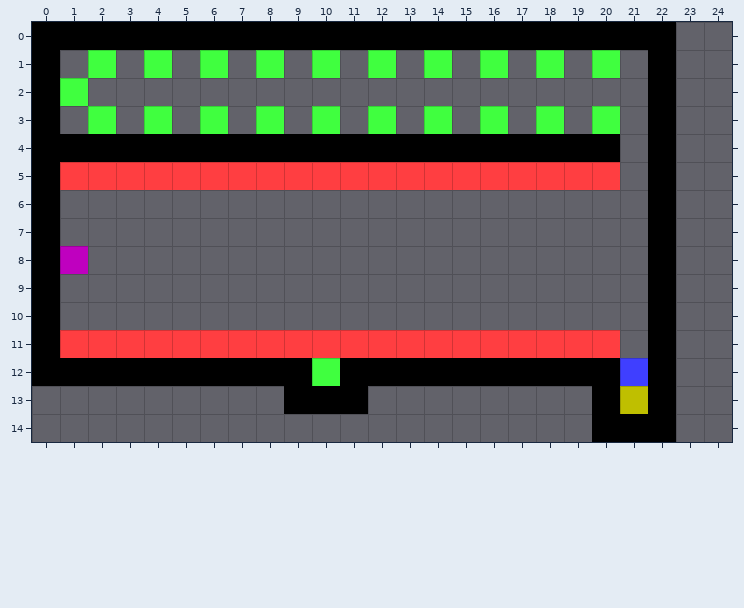
Two states of a Tiled map, maps/World1/map7.tmx. That is the earlier state.
Cells are 32x32 px. Shown: x 0..24, y 0..14. The old version is drawn lined up with the new one.
After the commit:
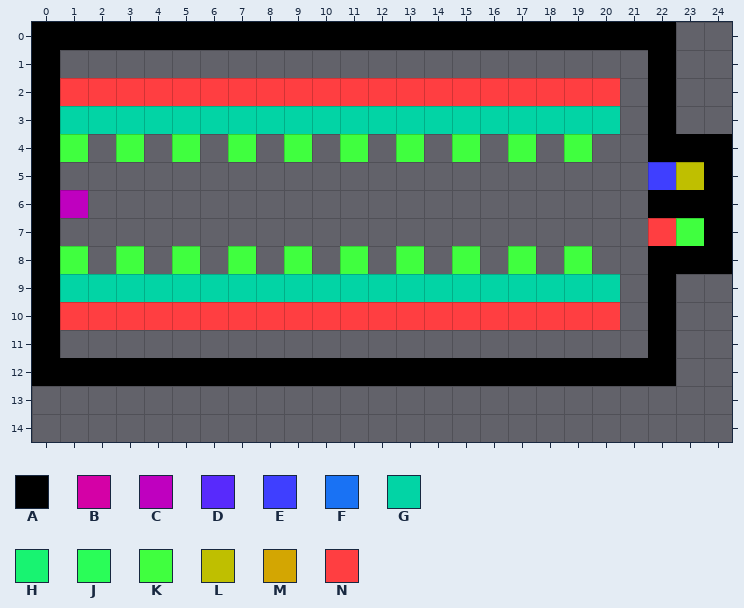
Key: from "basic": A 10 "Wall", B 15 "005", C 16 "006", D 20 "010", E 21 "011", F 23 "013", G 27 "017", H 29 "019", J 30 "020", K 31 "021", L 36 "026", M 37 "027", N 41 "031".
_ is an empty cell.
Objects are placed by their top-left corner, in cells (3,4 is the top-left corner of cell 3,4); size is 1x1 cell unless given.
Diff:
map size 23x15 -> 25x13 cells
Layer "tiles":
y 1: x 2 J -> _; x 4 J -> _; x 6 J -> _; x 8 J -> _; x 10 J -> _; x 12 J -> _; x 14 J -> _; x 16 J -> _; x 18 J -> _; x 20 J -> _
y 2: x 1..20 J___________________ -> NNNNNNNNNNNNNNNNNNNN
y 3: x 1..20 _J_J_J_J_J_J_J_J_J_J -> FFFFFFFFFFFFFFFFFFFF
y 4: x 1..20 AAAAAAAAAAAAAAAAAAAA -> J_J_J_J_J_J_J_J_J_J_; x 23..24 __ -> AA
y 5: x 1..20 NNNNNNNNNNNNNNNNNNNN -> ____________________; x 22..24 A__ -> DMA
y 6: x 1 _ -> B; x 23..24 __ -> AA
y 7: x 22..24 A__ -> NHA
y 8: x 1 B -> J; x 3 _ -> J; x 5 _ -> J; x 7 _ -> J; x 9 _ -> J; x 11 _ -> J; x 13 _ -> J; x 15 _ -> J; x 17 _ -> J; x 19 _ -> J; x 23..24 __ -> AA
y 9: x 1..20 ____________________ -> FFFFFFFFFFFFFFFFFFFF
y 10: x 1..20 ____________________ -> NNNNNNNNNNNNNNNNNNNN
y 11: x 1..20 NNNNNNNNNNNNNNNNNNNN -> ____________________
y 12: x 10 J -> A; x 21 D -> A
y 13: x 9..11 AAA -> ___; x 20..22 AMA -> ___
y 14: x 20..22 AAA -> ___
Layer "objects":
changed: N "S1" at 1,5 -> N "S1" at 1,2
changed: N "S2" at 2,5 -> N "S2" at 2,2
changed: N "S3" at 3,5 -> N "S3" at 3,2
changed: N "S4" at 4,5 -> N "S4" at 4,2
changed: N "S5" at 5,5 -> N "S5" at 5,2
changed: N "S6" at 6,5 -> N "S6" at 6,2
changed: N "S7" at 7,5 -> N "S7" at 7,2
changed: N "S8" at 8,5 -> N "S8" at 8,2
changed: N "S9" at 9,5 -> N "S9" at 9,2
changed: N "S10" at 10,5 -> N "S10" at 10,2
changed: N "S11" at 11,5 -> N "S11" at 11,2
changed: N "S12" at 12,5 -> N "S12" at 12,2
changed: N "S13" at 13,5 -> N "S13" at 13,2
changed: N "S14" at 14,5 -> N "S14" at 14,2
changed: N "S15" at 15,5 -> N "S15" at 15,2
changed: N "S16" at 16,5 -> N "S16" at 16,2
changed: N "S17" at 17,5 -> N "S17" at 17,2
changed: N "S18" at 18,5 -> N "S18" at 18,2
changed: N "S19" at 19,5 -> N "S19" at 19,2
changed: N "S20" at 20,5 -> N "S20" at 20,2
changed: K "toggle 'kills' to S5" at 2,1 -> K "toggle 'kills' to S5" at 1,4
changed: K "toggle 'kills' to S1" at 4,1 -> K "toggle 'kills' to S1" at 3,4
changed: K "toggle 'kills' to S30" at 6,1 -> K "toggle 'kills' to S30" at 5,4
changed: K "toggle 'kills' to S6" at 8,1 -> K "toggle 'kills' to S6" at 7,4
changed: K "toggle 'kills' to S25" at 10,1 -> K "toggle 'kills' to S25" at 9,4
changed: K "toggle 'kills' to S21" at 12,1 -> K "toggle 'kills' to S21" at 11,4
changed: K "toggle 'kills' to S9" at 14,1 -> K "toggle 'kills' to S9" at 13,4
changed: K "toggle 'kills' to S15" at 16,1 -> K "toggle 'kills' to S15" at 15,4
changed: K "toggle 'kills' to S11" at 18,1 -> K "toggle 'kills' to S11" at 17,4
changed: K "toggle 'kills' to S38" at 20,1 -> K "toggle 'kills' to S38" at 19,4
changed: L "Flag" at 21,13 -> L "Flag" at 23,5
changed: E "2" at 21,12 -> E "2" at 22,5
changed: C "Start" at 1,8 -> C "Start" at 1,6
changed: K "toggle 'unpassable' to 2" at 10,12 -> K "toggle 'unpassable' to 2" at 23,7
changed: K "toggle 'kills' to S2" at 20,3 -> K "toggle 'kills' to S2" at 19,8
changed: K "toggle 'kills' to S26" at 18,3 -> K "toggle 'kills' to S26" at 17,8
changed: K "toggle 'kills' to S12" at 16,3 -> K "toggle 'kills' to S12" at 15,8
changed: K "toggle 'kills' to S24" at 14,3 -> K "toggle 'kills' to S24" at 13,8
changed: K "toggle 'kills' to S37" at 12,3 -> K "toggle 'kills' to S37" at 11,8
changed: K "toggle 'kills' to S33" at 8,3 -> K "toggle 'kills' to S33" at 7,8
changed: K "toggle 'kills' to S19" at 6,3 -> K "toggle 'kills' to S19" at 5,8
changed: K "toggle 'kills' to S17" at 4,3 -> K "toggle 'kills' to S17" at 3,8
changed: K "toggle 'kills' to S24" at 2,3 -> K "toggle 'kills' to S24" at 1,8
changed: N "S21" at 1,11 -> N "S21" at 1,10
changed: N "S22" at 2,11 -> N "S22" at 2,10
changed: N "S23" at 3,11 -> N "S23" at 3,10
changed: N "S24" at 4,11 -> N "S24" at 4,10
changed: N "S25" at 5,11 -> N "S25" at 5,10
changed: N "S26" at 6,11 -> N "S26" at 6,10
changed: N "S27" at 7,11 -> N "S27" at 7,10
changed: N "S28" at 8,11 -> N "S28" at 8,10
changed: N "S29" at 9,11 -> N "S29" at 9,10
changed: N "S30" at 10,11 -> N "S30" at 10,10
changed: N "S31" at 11,11 -> N "S31" at 11,10
changed: N "S32" at 12,11 -> N "S32" at 12,10
changed: N "S33" at 13,11 -> N "S33" at 13,10
changed: N "S34" at 14,11 -> N "S34" at 14,10
changed: N "S35" at 15,11 -> N "S35" at 15,10
changed: N "S36" at 16,11 -> N "S36" at 16,10
changed: N "S37" at 17,11 -> N "S37" at 17,10
changed: N "S38" at 18,11 -> N "S38" at 18,10
changed: N "S39" at 19,11 -> N "S39" at 19,10
changed: N "S40" at 20,11 -> N "S40" at 20,10
added: G "glass" at 1,3
added: G "glass" at 2,3
added: G "glass" at 3,3
added: G "glass" at 4,3
added: G "glass" at 5,3
added: G "glass" at 6,3
added: G "glass" at 7,3
added: G "glass" at 8,3
added: G "glass" at 9,3
added: G "glass" at 10,3
added: G "glass" at 11,3
added: G "glass" at 12,3
added: G "glass" at 13,3
added: G "glass" at 14,3
added: G "glass" at 15,3
added: G "glass" at 16,3
added: G "glass" at 17,3
added: G "glass" at 18,3
added: G "glass" at 19,3
added: G "glass" at 20,3
added: N "S41" at 22,7
added: K "toggle 'kills' to S41" at 9,8
added: G "glass" at 1,9
added: G "glass" at 2,9
added: G "glass" at 3,9
added: G "glass" at 4,9
added: G "glass" at 5,9
added: G "glass" at 6,9
added: G "glass" at 7,9
added: G "glass" at 8,9
added: G "glass" at 9,9
added: G "glass" at 10,9
added: G "glass" at 11,9
added: G "glass" at 12,9
added: G "glass" at 13,9
added: G "glass" at 14,9
added: G "glass" at 15,9
added: G "glass" at 16,9
added: G "glass" at 17,9
added: G "glass" at 18,9
added: G "glass" at 19,9
added: G "glass" at 20,9
removed: K "toggle 'kills' to S35" at 1,2
removed: K "toggle 'kills' to S9" at 10,3
Pixel boxes of the changes (left, top, right, bottom) in both pictures:
changed: (60, 50, 732, 442)
